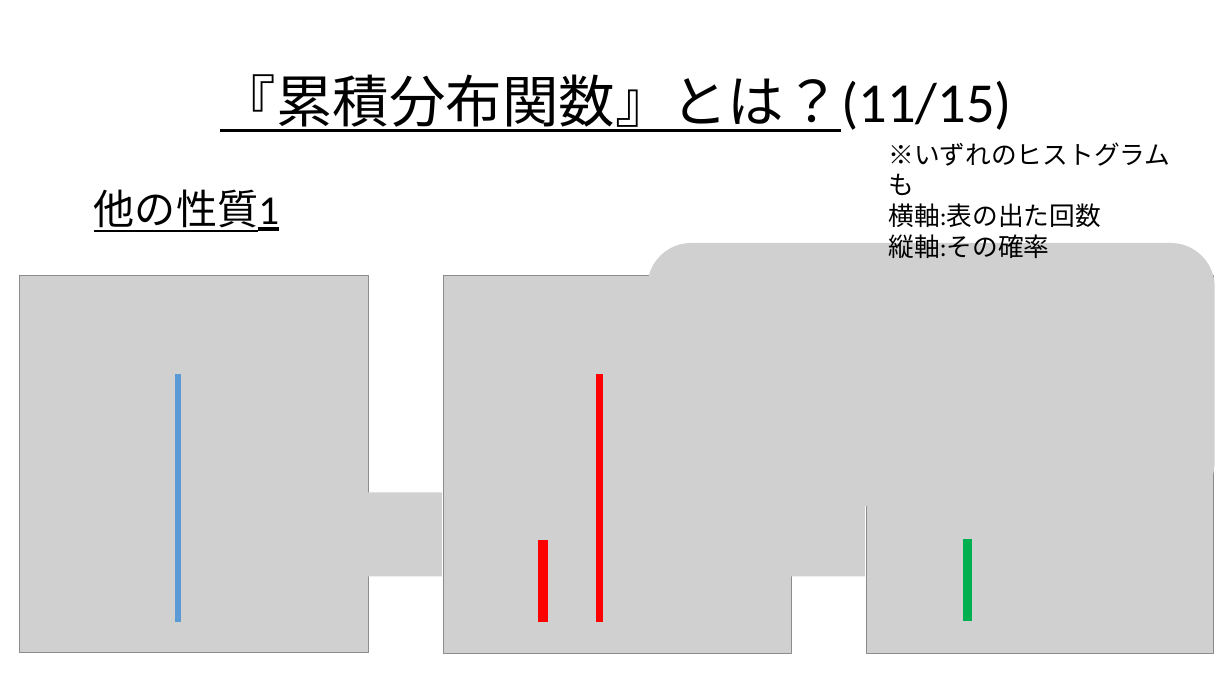
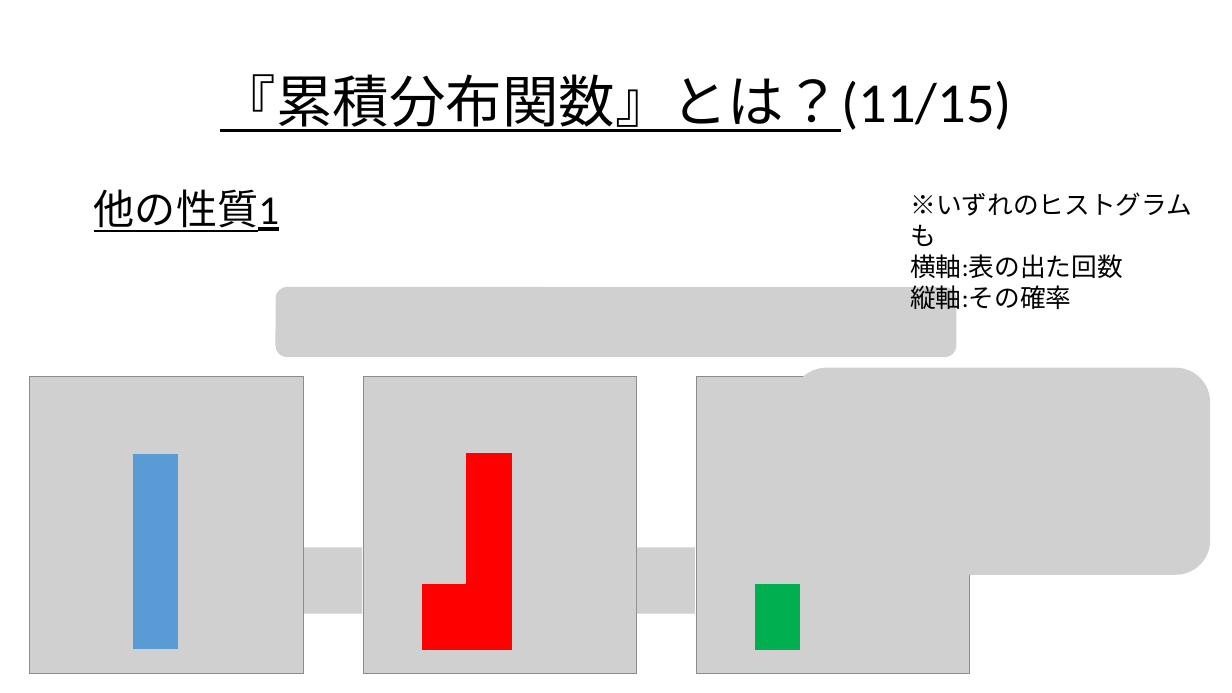
Before and after one commit to Ryo-KATAYAMA/Senior_Project, a slide deck: slide 92 of Chapter4_1.pptx (slide 91 before the commit). Drawn at 1232x693 pixels with LibreOffice and Linux fonts; fonts in the diff are those of the drawing; grey boxes stand for pictures. Boxes give left, top, right and bottom in pixels: in the first picture for what was removed or moved away, otherwise in the second. Text is boxed around its words. In the diff, an @@ line names an element or a change of style, - is before the commit and + after.

Commit message:
コメント追加、一部テキスト・図訂正&レイアウト修正

```diff
--- a/Chapter4_1.pptx
+++ b/Chapter4_1.pptx
@@ text "※いずれのヒストグラムも" rewrapped from bbox=[888, 142, 1170, 258] to bbox=[910, 192, 1192, 313] @@
@@ picture removed at bbox=[648, 243, 1215, 506] @@
@@ picture added at bbox=[275, 287, 957, 358] @@
@@ picture: place and size @@
-picture at bbox=[19, 275, 369, 653]
+picture at bbox=[30, 377, 304, 674]
@@ picture: place and size @@
-picture at bbox=[444, 275, 791, 653]
+picture at bbox=[363, 377, 637, 675]
@@ rectangle removed at bbox=[597, 374, 603, 621] @@
@@ picture: place and size @@
-picture at bbox=[867, 275, 1214, 653]
+picture at bbox=[696, 377, 970, 675]
@@ picture added at bbox=[792, 368, 1211, 575] @@
@@ rectangle: place and size @@
-rectangle at bbox=[176, 374, 180, 621]
+rectangle at bbox=[134, 455, 178, 649]
@@ rectangle: place and size @@
-rectangle at bbox=[539, 541, 548, 621]
+rectangle at bbox=[467, 454, 511, 650]
@@ picture: place and size @@
-picture at bbox=[368, 493, 442, 577]
+picture at bbox=[304, 547, 362, 614]
@@ picture: place and size @@
-picture at bbox=[791, 493, 865, 577]
+picture at bbox=[637, 547, 695, 614]
@@ rectangle removed at bbox=[964, 540, 971, 620] @@
@@ rectangle added at bbox=[423, 585, 468, 650], fill #FF0000, outline #FF0000 1 pt @@
@@ rectangle added at bbox=[756, 585, 799, 649], fill #00B050, outline #00B050 1 pt @@
```
Also in this commit, not shown: 13 other slides changed, 1 slide added.
